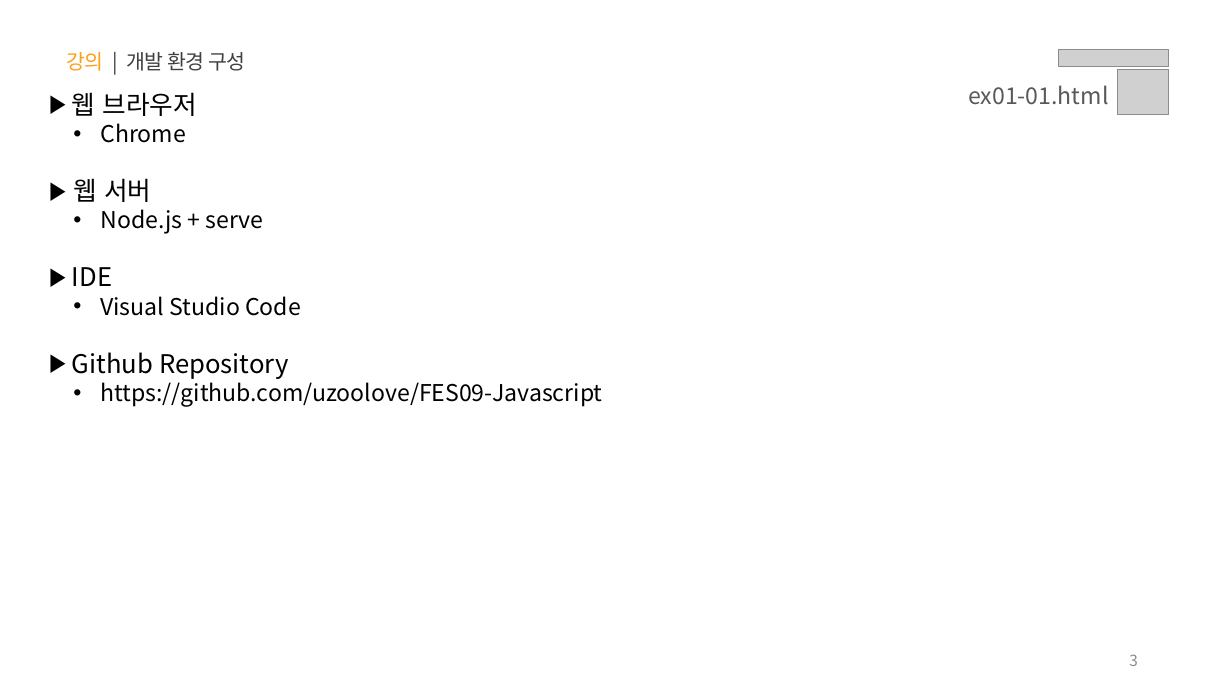
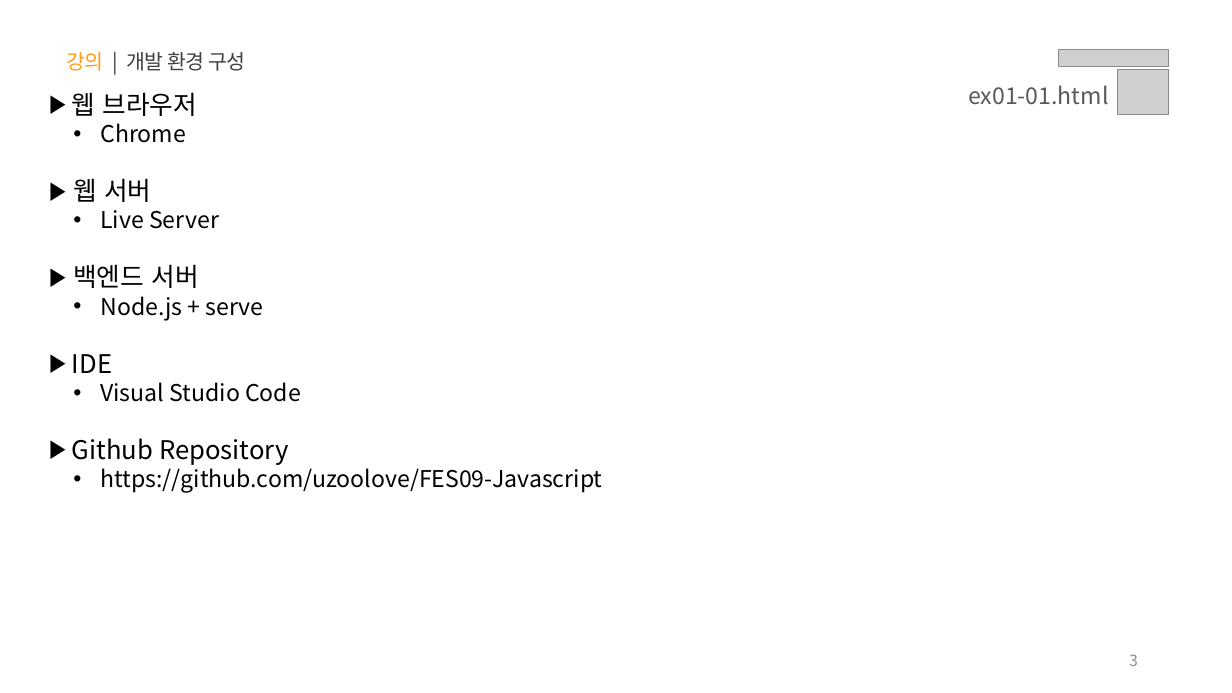
Before and after one commit to uzoolove/FES09-Javascript, a slide deck: slide 3 of PPT/01.자바스크립트 - 데이터 타입.pptx. Drawn at 1232x693 pixels with LibreOffice and Linux fonts; fonts in the diff are those of the drawing; grey boxes stand for pictures. Boxes give left, top, right and bottom in pixels: in the first picture for what was removed or moved away, otherwise in the second. Text is boxed around its words. In the diff, an @@ line names an element or a change of style, - is before the commit and + after.

```diff
--- a/PPT/01.자바스크립트 - 데이터 타입.pptx
+++ b/PPT/01.자바스크립트 - 데이터 타입.pptx
@@ text at [73,210,219,288]: paragraphs added @@
+  • Live Server
+▶ 백엔드 서버
```
Also in this commit, not shown: 1 other slide changed.
